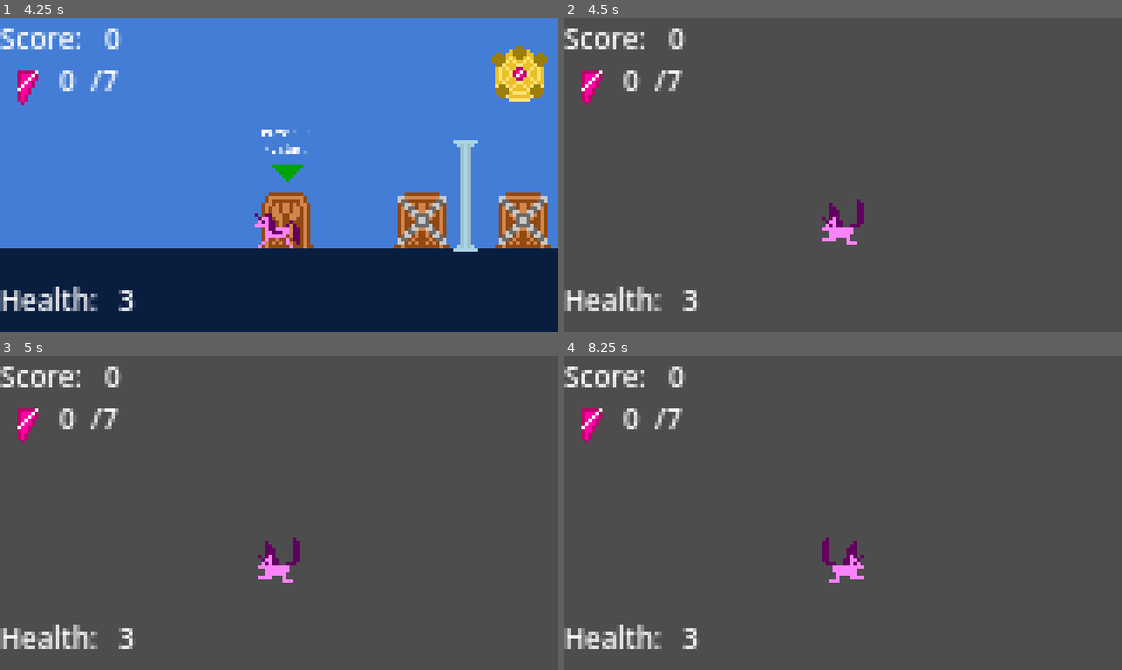
Above: before the commit, frames 1-4 (two rows, left to right).
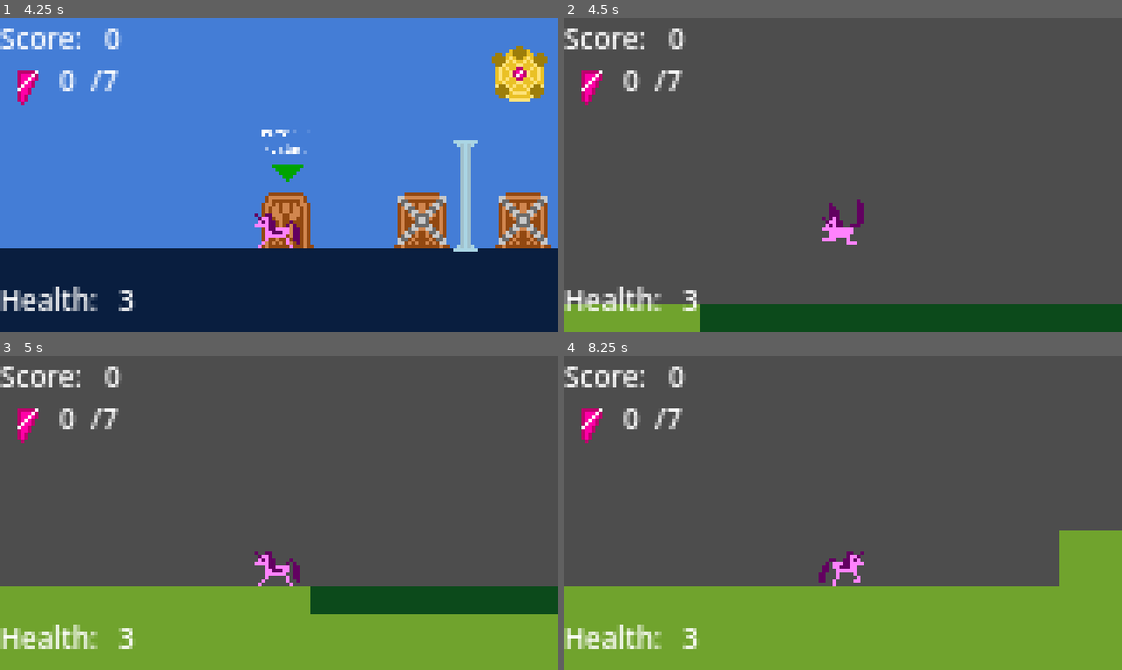
Above: after the commit, the same moments.

Repository: 100-Devs-1-Game/8bitPony
Game: Godot game, scene res://Scenes/Rooms/root.tscn
The game is run twice, just before and just after one commit, with the same random seed, the same clock (stepped at 60 frames per second) and the same inputs. Sound files missing from this copy of the repository are replaced by a short silence.
Inputs (mouse positions are in pixels of both pictures, inside the frame that each line leads up to):
- Up to frame 1 (4.25 s): click "Start Game" at 0.5 s; tap Enter at 1.25 s; move the mouse to (251, 237) at 1.27 s; hold E (Interact) 1.28-2.03 s; hold D (Right) 1.28-2.78 s; tap Space (Jump) at 1.52, 2.27, 3.77 s; move the mouse to (446, 222) at 2.02 s; click (446, 222) at 2.1 s; tap E (Interact) at 2.3, 3.05, 3.6 s; move the mouse to (111, 127) at 2.77 s; hold Right mouse button (ChangePony) 2.78-3.53 s; hold A (Left) from 2.78 s (still down); move the mouse to (306, 175) at 3.52 s
- Up to frame 2 (4.5 s): keep holding A (Left); tap E (Interact) at 4.25 s; move the mouse to (759, 96) at 4.27 s; hold E (Interact) from 4.28 s (still down)
- Up to frame 3 (5 s): keep holding A (Left); keep holding E (Interact); tap Space (Jump) at 4.52 s
- Up to frame 4 (8.25 s): move the mouse to (965, 497) at 5.02 s; release A (Left) at 5.03 s; release E (Interact) at 5.03 s; hold D (Right) from 5.03 s (still down); click (965, 497) at 5.1 s; tap Space (Jump) at 5.27, 6.77, 7.52 s; tap E (Interact) at 5.3, 6.05, 6.6 s; move the mouse to (731, 528) at 5.77 s; hold Right mouse button (ChangePony) 5.78-6.53 s; move the mouse to (898, 443) at 6.52 s; move the mouse to (815, 575) at 7.27 s; hold E (Interact) 7.28-8.03 s; move the mouse to (1010, 560) at 8.02 s; click (1010, 560) at 8.1 s

Frame 1 is identical in both runs. In frame 2, 8.8% of the frame differs, in the area x 0-100%, y 91-100%; in frame 3, 27%; in frame 4, 29%, in the area x 0-100%, y 55-100%.

Commit message:
Disable and re-enable the collision shape on level change

Diff:
--- a/src/Scenes/Characters/Player/player.gd
+++ b/src/Scenes/Characters/Player/player.gd
@@ -56,6 +56,9 @@
 
 func _physics_process(delta):
 	_default_movement(delta) #handles the movement
+	if $CollisionShape2D.disabled:
+		await get_tree().physics_frame
+		$CollisionShape2D.disabled= false
 
 
 func _default_movement(delta: float): #player moment from the character2d script
--- a/src/Scripts/root.gd
+++ b/src/Scripts/root.gd
@@ -14,6 +14,7 @@
 
 func load_scene(next_scene: PackedScene):
 	if next_scene:
+		player.get_node("CollisionShape2D").disabled= true
 		var loaded_scene: Node = next_scene.instantiate()
 		if loaded_scene:
 			if current_scene:
